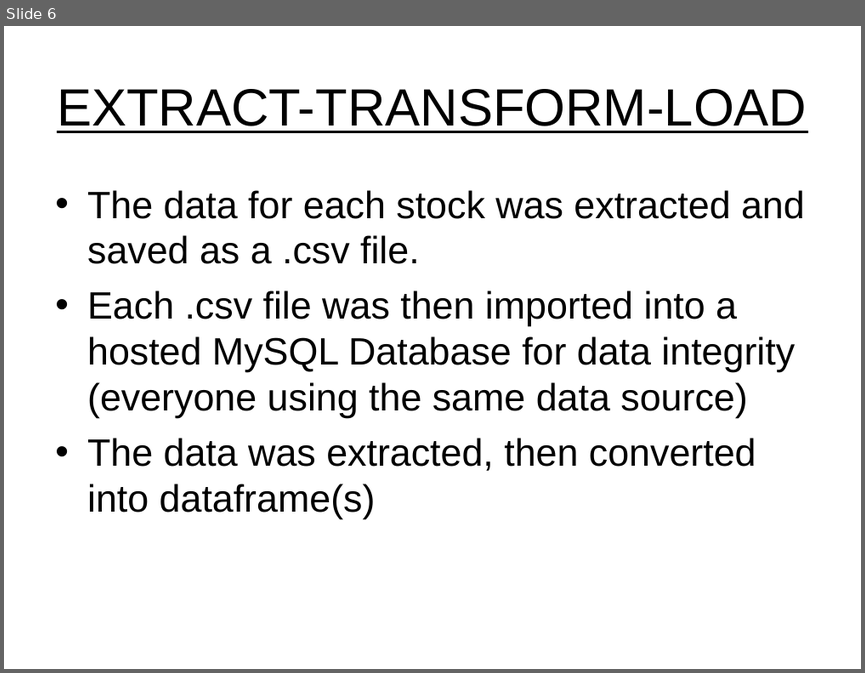
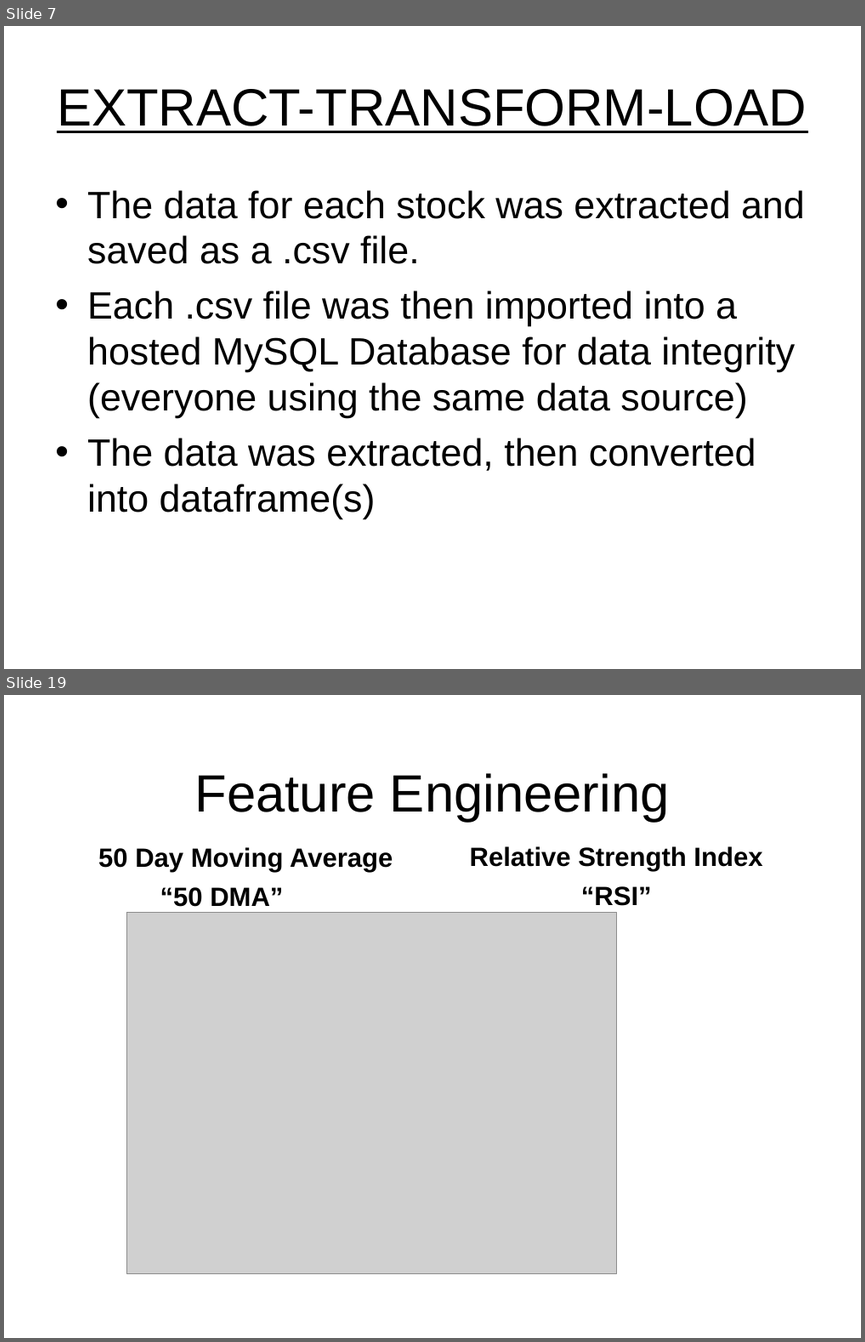
Before and after one commit to dadario10/Data_Modeling_Project, a slide deck: PowerPoint/Project 4 - SM Prediction.ppt. Shown one above the other, each under a label of ours: slide 6 before the commit, slides 7 and 19 after it; the slides between them are not shown. The pictures are 865x673 and 865x1342 pixels, drawn with LibreOffice and Linux fonts; fonts in the diff are those of the drawing; grey boxes stand for pictures; background and template pictures are left out. Boxes give left, top, right and bottom in pixels: in the first picture for what was removed or moved away, otherwise in the second. Text is boxed around its words. In the diff, an @@ line names an element or a change of style, - is before the commit and + after.

```diff
--- a/PowerPoint/Project 4 - SM Prediction.ppt
+++ b/PowerPoint/Project 4 - SM Prediction.ppt
@@ slide 19 added at (x1=4, y1=695, x2=861, y2=1338), background picture (left out) @@
@@ title added at (x1=195, y1=773, x2=670, y2=822), 44 pt, text #000000 @@
+Feature Engineering
@@ text added at (x1=98, y1=847, x2=392, y2=907), 22.2 pt, text #000000, bold @@
+50 Day Moving Average
+“50 DMA”
@@ text added at (x1=470, y1=846, x2=762, y2=906), 22.2 pt, text #000000, bold @@
+Relative Strength Index
+“RSI”
@@ picture added at (x1=127, y1=912, x2=617, y2=1273) @@
@@ what was slide 6 is now slide 7 @@
```
Also in this commit, not shown: 4 slides changed, 26 other slides added, 2 slides removed.
